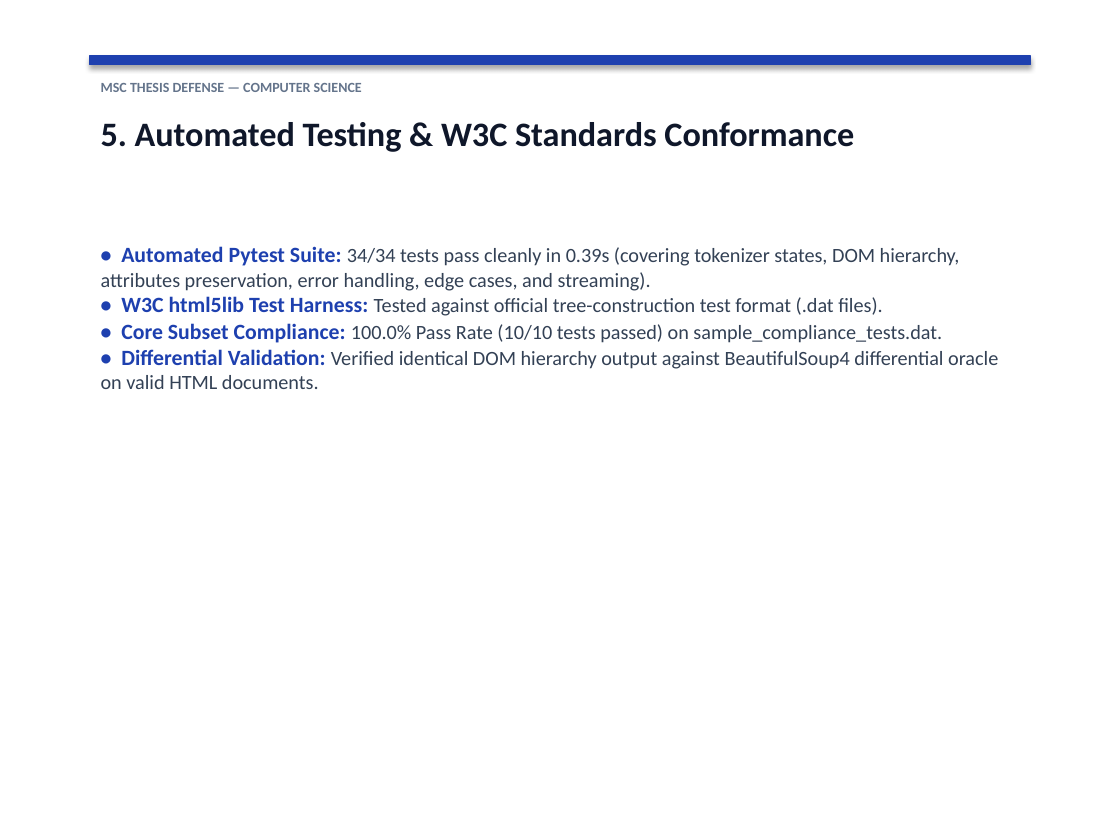
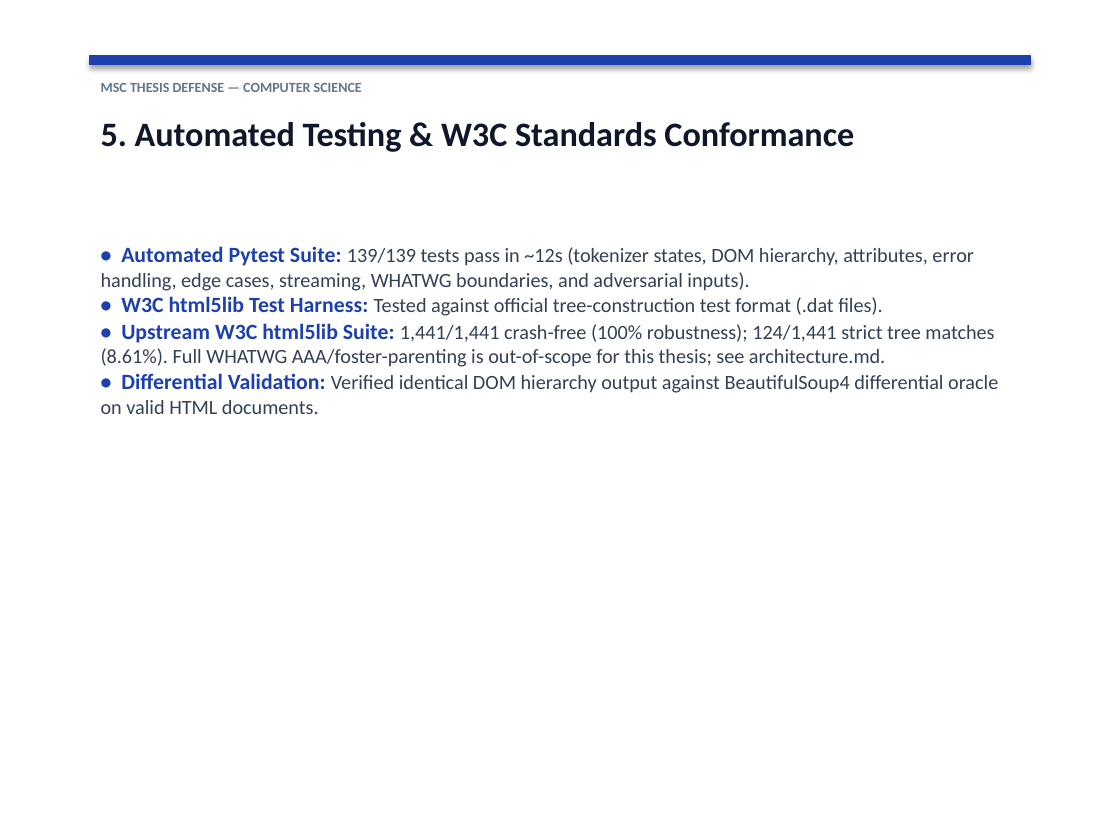
Before and after one commit to Silvio777-hub/Agentic-HTML5-Parser, a slide deck: slide 6 of final_presentation.pptx. Drawn at 1120x840 pixels with LibreOffice and Linux fonts; fonts in the diff are those of the drawing. Boxes give left, top, right and bottom in pixels: in the first picture for what was removed or moved away, otherwise in the second. Text is boxed around its words. In the diff, an @@ line names an element or a change of style, - is before the commit and + after.

Commit message:
fix: update all stale metric claims (34/34->139/139, 10/10->1441 upstream, sample_compliance bullet)

```diff
--- a/final_presentation.pptx
+++ b/final_presentation.pptx
@@ text at (101, 246, 973, 291): text changed @@
-• Automated Pytest Suite: 34/34 tests pass cleanly in 0.39s (covering tokenizer states, DOM hierarchy, attributes preservation, error handling, edge cases, and streaming).
+• Automated Pytest Suite: 139/139 tests pass in ~12s (tokenizer states, DOM hierarchy, attributes, error handling, edge cases, streaming, WHATWG boundaries, and adversarial inputs).
@@ text at (101, 323, 994, 367): text changed @@
-• Core Subset Compliance: 100.0% Pass Rate (10/10 tests passed) on sample_compliance_tests.dat.
+• Upstream W3C html5lib Suite: 1,441/1,441 crash-free (100% robustness); 124/1,441 strict tree matches (8.61%). Full WHATWG AAA/foster-parenting is out-of-scope for this thesis; see architecture.md.
```
Also in this commit, not shown: 4 other files.
